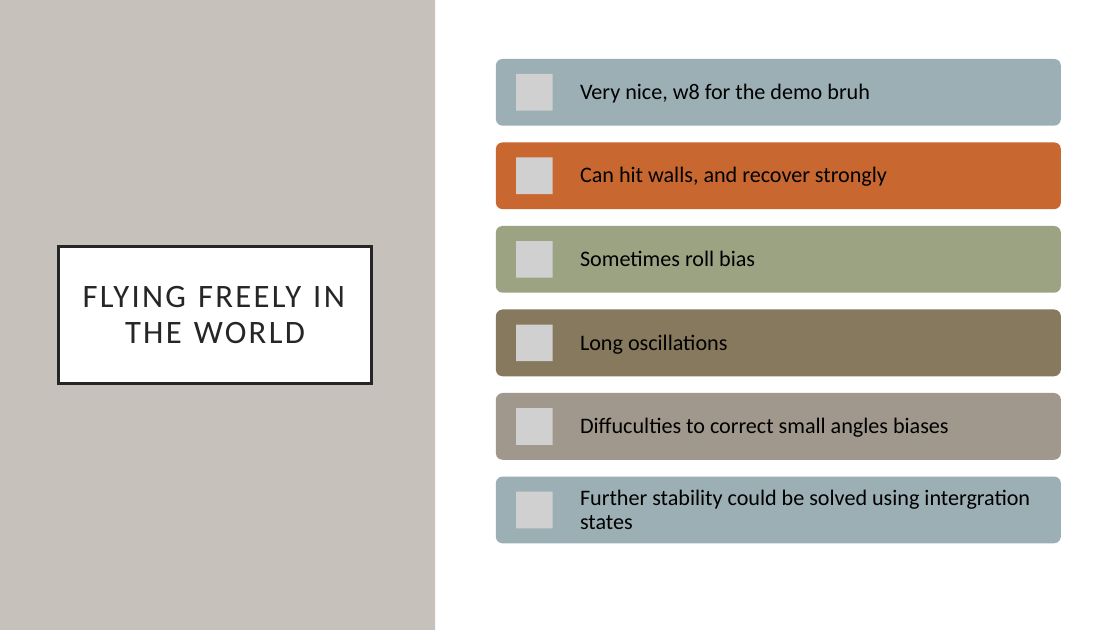
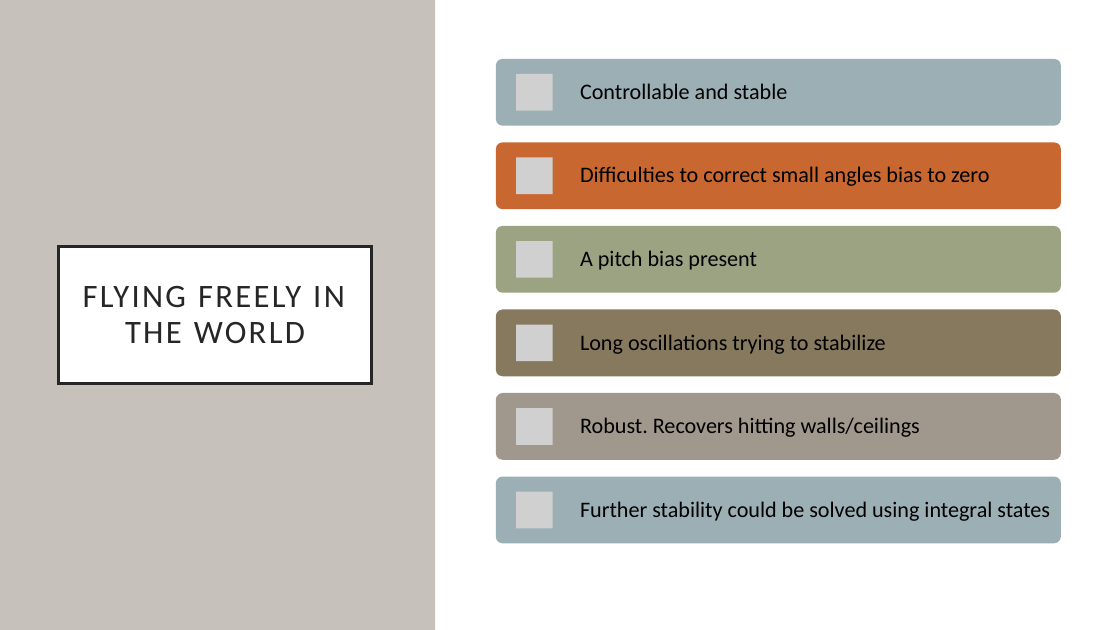
Before and after one commit to jonherz/quadcopter_g22, a slide deck: slide 10 of project_presentation/project_presentation.pptx (slide 9 before the commit). Drawn at 1120x630 pixels with LibreOffice and Linux fonts; fonts in the diff are those of the drawing; grey boxes stand for pictures. Boxes give left, top, right and bottom in pixels: in the first picture for what was removed or moved away, otherwise in the second. Text is boxed around its words. In the diff, an @@ line names an element or a change of style, - is before the commit and + after.

```diff
--- a/project_presentation/project_presentation.pptx
+++ b/project_presentation/project_presentation.pptx
@@ text at [580, 83, 788, 99]: text changed @@
-Very nice, w8 for the demo bruh
+Controllable and stable
@@ text at [580, 166, 989, 186]: text changed @@
-Can hit walls, and recover strongly
+Difficulties to correct small angles bias to zero
@@ text at [580, 250, 756, 270]: text changed @@
-Sometimes roll bias
+A pitch bias present
@@ text at [580, 334, 886, 354]: text changed @@
-Long oscillations
+Long oscillations trying to stabilize
@@ text at [580, 417, 920, 437]: text changed @@
-Diffuculties to correct small angles biases
+Robust. Recovers hitting walls/ceilings
@@ text at [580, 501, 1050, 521]: text changed @@
-Further stability could be solved using intergration states
+Further stability could be solved using integral states
```
Also in this commit, not shown: 2 other slides changed, 1 slide added.
